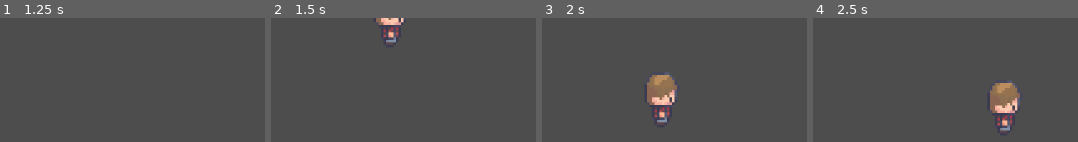
Above: before the commit, frames 1-4 (left to right).
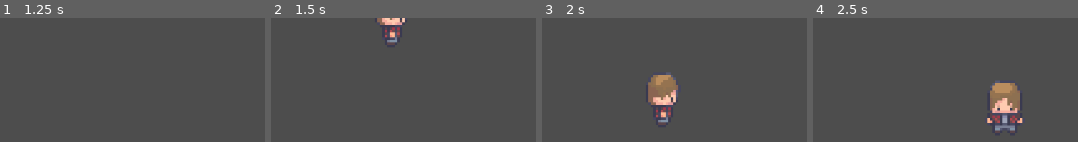
Above: after the commit, the same moments.

Repository: Dev-Nadson/GameDev
Game: Godot game, scene res://Scenes/Cena01.tscn
The game is run twice, just before and just after one commit, with the same random seed, the same clock (stepped at 60 frames per second) and the same inputs.
Inputs:
- Up to frame 1 (1.25 s): tap Enter at 0.5 s; hold Right (move_right) from 0.53 s (still down)
- Up to frame 2 (1.5 s): tap Space at 1.25 s; release Right (move_right) at 1.28 s; hold S (move_down) from 1.28 s (still down)
- Up to frame 3 (2 s): keep holding S (move_down)
- Up to frame 4 (2.5 s): release S (move_down) at 2.03 s; hold Right (move_right) from 2.03 s (still down)

Frame 1 is identical in both runs. In frame 2, 0.5% of the frame differs, in the area x 39-51%, y 0-22%; in frame 3, 0.9%; in frame 4, 2.2%, in the area x 65-80%, y 52-93%.

Commit message:
Atualização nas animações, Idle e teste da movimentação

Diff:
--- a/Favip-Chronicles/Scripts/franciel.gd
+++ b/Favip-Chronicles/Scripts/franciel.gd
@@ -1,26 +1,47 @@
 extends CharacterBody2D
 
 @export_category("Variables")
-@export var velocidade: float = 64.0 #Declarando a velocidade
+@export var velocidade: float = 64.0
 @export var aceleracao: float = 1.0
 @export var atrito: float = 1.0
 
-func andar() -> void: #Função movimento
-	var direcao: Vector2 = Vector2(
-		Input.get_axis("move_left", "move_right"), #Controles WASD E Setinhas
-		Input.get_axis("move_up", "move_down")
-	)
-	print(direcao) #Printa no terminal
+var ultima_direcao: Vector2 = Vector2.DOWN
+@onready var animation_player: AnimationPlayer = $AnimationP
 
-	if direcao != Vector2.ZERO: #quando estiver em movimento
-		velocity.x = lerp(velocity.x, direcao.normalized().x * velocidade, aceleracao)
-		velocity.y = lerp(velocity.y, direcao.normalized().y * velocidade, aceleracao)
-		return
-	velocity.x = lerp(velocity.x, direcao.normalized().x * velocidade, atrito)
-	velocity.y = lerp(velocity.y, direcao.normalized().y * velocidade, atrito)
-	velocity = direcao.normalized() * velocidade #Velocity é palavra reservada
+func andar() -> void:
+	var direcao = Input.get_vector("move_left", "move_right", "move_up", "move_down")
 
+	if direcao != Vector2.ZERO:
+		ultima_direcao = direcao.normalized()
+		var alvo = ultima_direcao * velocidade
+		velocity.x = lerp(velocity.x, alvo.x, aceleracao)
+		velocity.y = lerp(velocity.y, alvo.y, aceleracao)
+		if abs(ultima_direcao.x) > abs(ultima_direcao.y):
+			if ultima_direcao.x > 0:
+				animation_player.play("Idle_Down")
+			else:
+				animation_player.play("Idle_Up")
+		else:
+			if ultima_direcao.y > 0:
+				animation_player.play("Idle_Left")
+			else:
+				animation_player.play("Idle_Right")
+	else:
+		velocity.x = lerp(velocity.x, 0.0, atrito)
+		velocity.y = lerp(velocity.y, 0.0, atrito)
 
-func _physics_process(_delta: float) -> void: #Seria a "Main"
+		# Tocar animação idle com base na última direção
+		if abs(ultima_direcao.x) > abs(ultima_direcao.y):
+			if ultima_direcao.x > 0:
+				animation_player.play("Idle_Left")
+			else:
+				animation_player.play("Idle_Right")
+		else:
+			if ultima_direcao.y > 0:
+				animation_player.play("Idle_Down")
+			else:
+				animation_player.play("Idle_Up")
+
+func _physics_process(_delta: float) -> void:
 	andar()
-	move_and_slide() #para mover de forma suave
+	move_and_slide()
